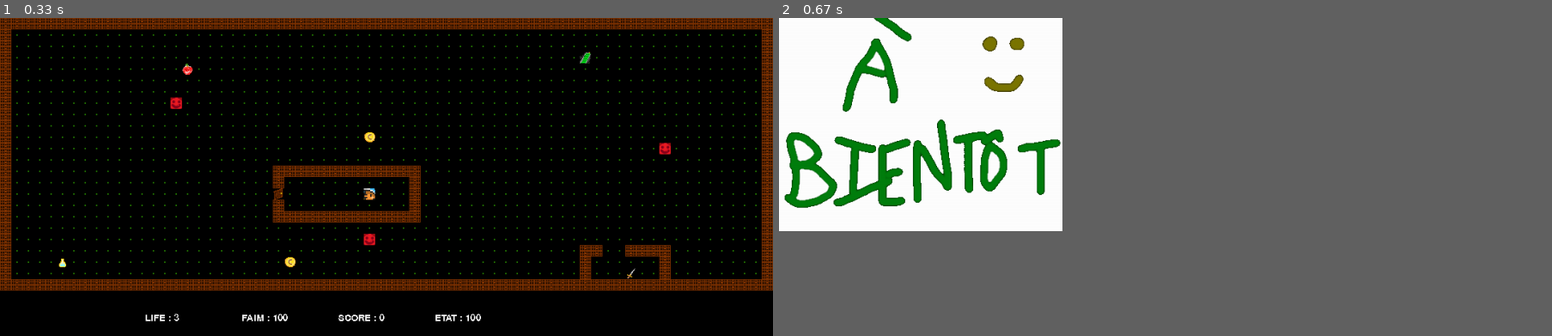
Above: before the commit, frames 1-2 (left to right).
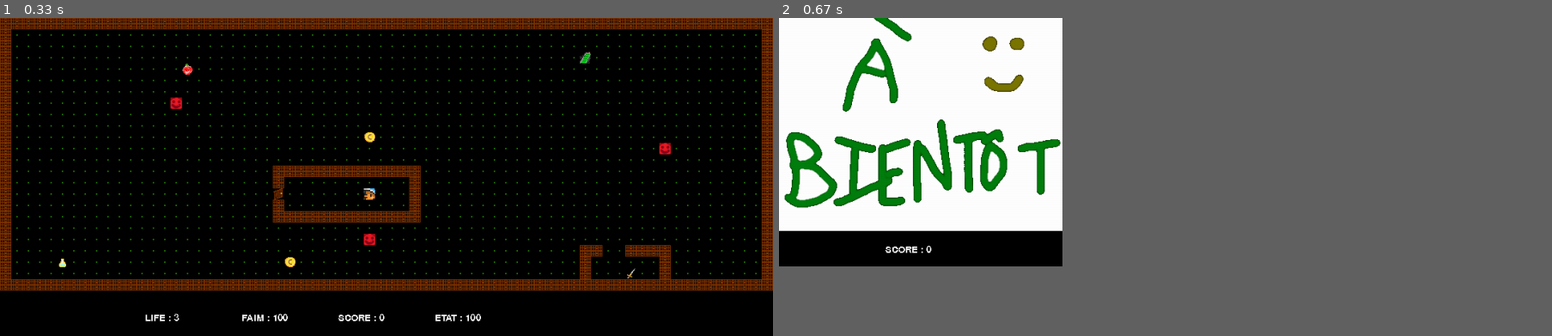
Above: after the commit, the same moments.

Repository: LouisJustinTALLOT/Hackathon-Bellon-Gstalter-Tallot
Game: pygame game, started from main.py
The game is run twice, just before and just after one commit, with the same random seed, the same clock (stepped at 60 frames per second) and the same inputs.
Inputs:
- Up to frame 1 (0.33 s): no input
- Up to frame 2 (0.67 s): tap Q at 0.33 s
In our replay, in frame 2 the window is 330x248 before the commit and 330x289 after it. These sizes can differ from the game's own. Grey fills any space a smaller window leaves; there, only what the larger window draws over its background counts as a difference.

Frame 1 is identical in both runs. In frame 2, 0.5% of the frame differs, in the area x 0-37%, y 22-75%.

Commit message:
Afficher les scores à la fin

Diff:
--- a/main.py
+++ b/main.py
@@ -41,17 +41,17 @@
     p = game.play_game(screen, perso, mat, images)
 
     if p == 0: #game_over
-        display.gagne_ou_perdu(screen, messages, 0)
+        display.gagne_ou_perdu(screen, messages, 0, perso)
         pg.display.update()
         break
     if p == 2:
-        display.gagne_ou_perdu(screen, messages, 2)
+        display.gagne_ou_perdu(screen, messages, 2, perso)
         pg.display.update()
         break
 
     ct += 1 #on va lancer le niveau suivant
     if ct == longueur:
-        display.gagne_ou_perdu(screen, messages, 1)
+        display.gagne_ou_perdu(screen, messages, 1, perso)
         pg.display.update()
         break
 pg.time.wait(5000)
--- a/src/display.py
+++ b/src/display.py
@@ -43,11 +43,13 @@
     # print(perso.faim)
     # print(perso.etat)
 
-def gagne_ou_perdu(screen, messages, i):
-    screen = pg.display.set_mode((400, 300))
+def gagne_ou_perdu(screen, messages, i, perso:heros.Heros):
+    screen = pg.display.set_mode((400, 350))
     black_rect = pg.Rect(0, 0, 400, 300)
     pg.draw.rect(screen, (0, 0, 0), black_rect)
     screen.blit(messages[i], (0, 0))
+    textsurface = myfont.render('SCORE : '+str(perso.score), False, (255, 255, 255))
+    screen.blit(textsurface,(150,320))
 
 # section de test
 
